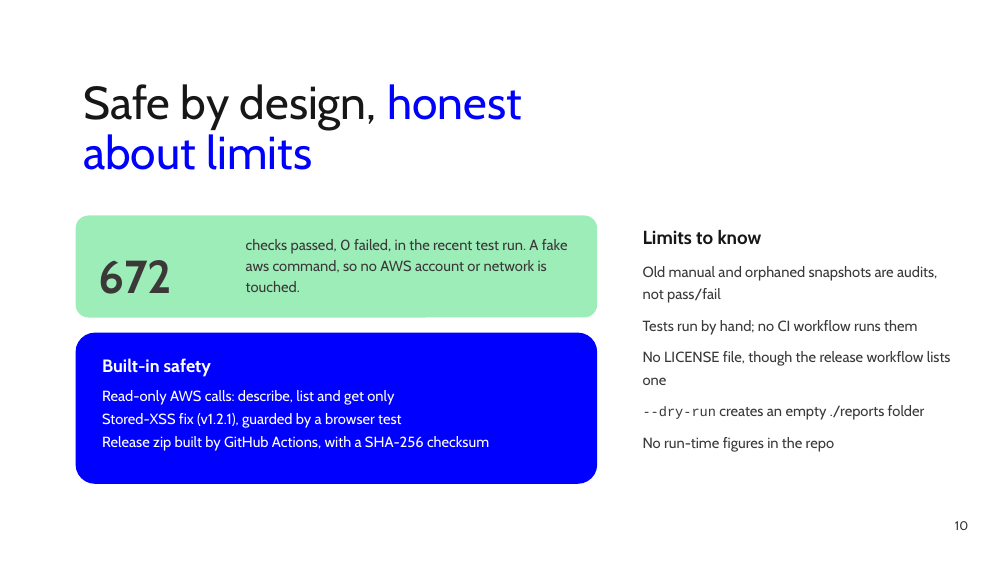
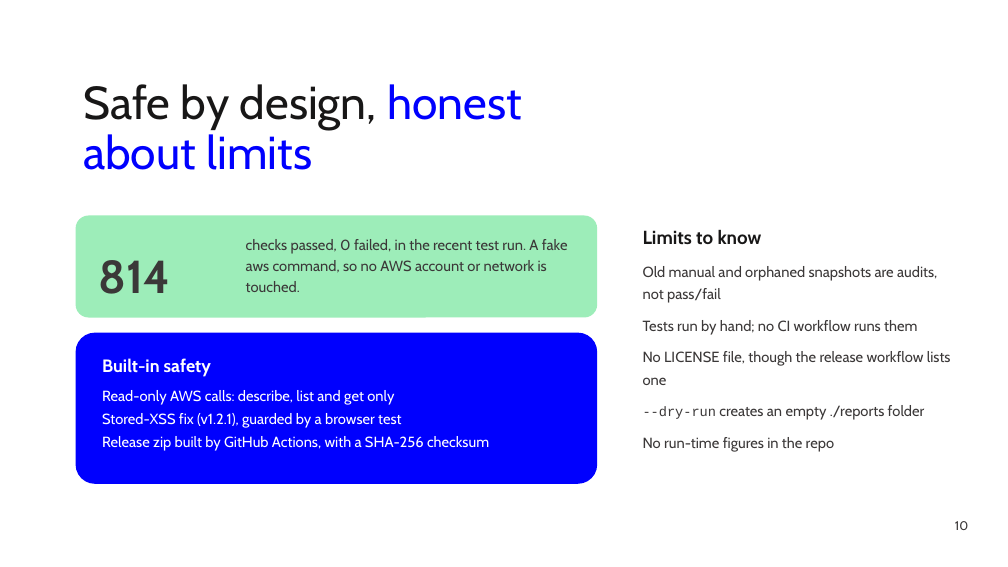
Before and after one commit to manideepgrandhi/rds-backup-compliance, a slide deck: slide 10 of docs/RDS_Backup_Compliance_Walkthrough.pptx. Drawn at 1008x567 pixels with LibreOffice and Linux fonts; fonts in the diff are those of the drawing. Boxes give left, top, right and bottom in pixels: in the first picture for what was removed or moved away, otherwise in the second. Text is boxed around its words. In the diff, an @@ line names an element or a change of style, - is before the commit and + after.

```diff
--- a/docs/RDS_Backup_Compliance_Walkthrough.pptx
+++ b/docs/RDS_Backup_Compliance_Walkthrough.pptx
@@ text at <box>98,260,170,294</box>: text changed @@
-672
+814
```
Also in this commit, not shown: 10 other slides changed.
